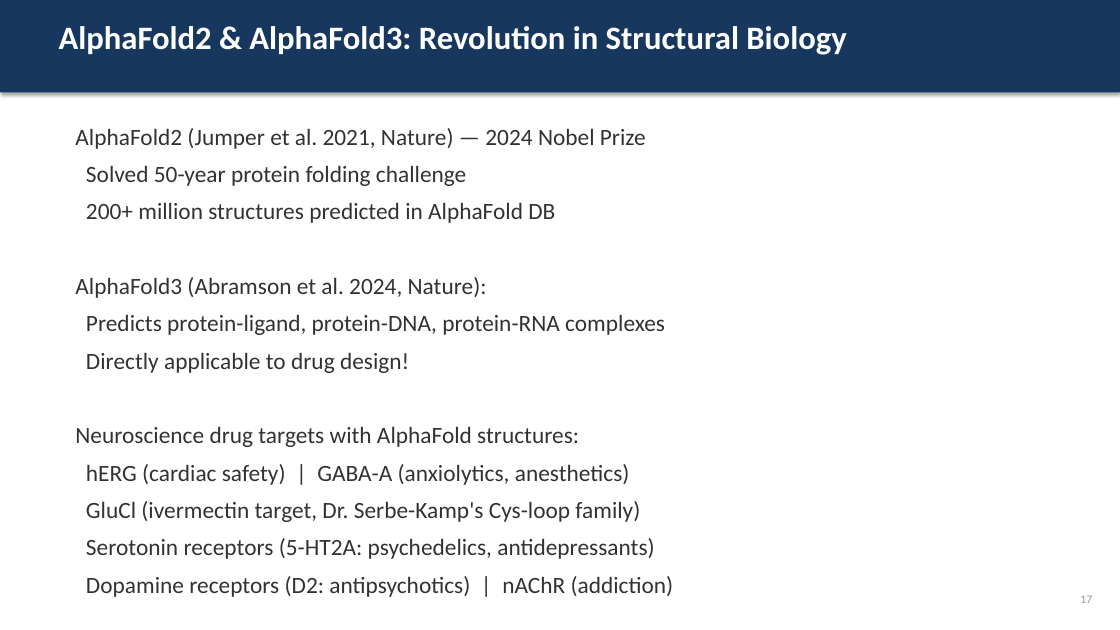
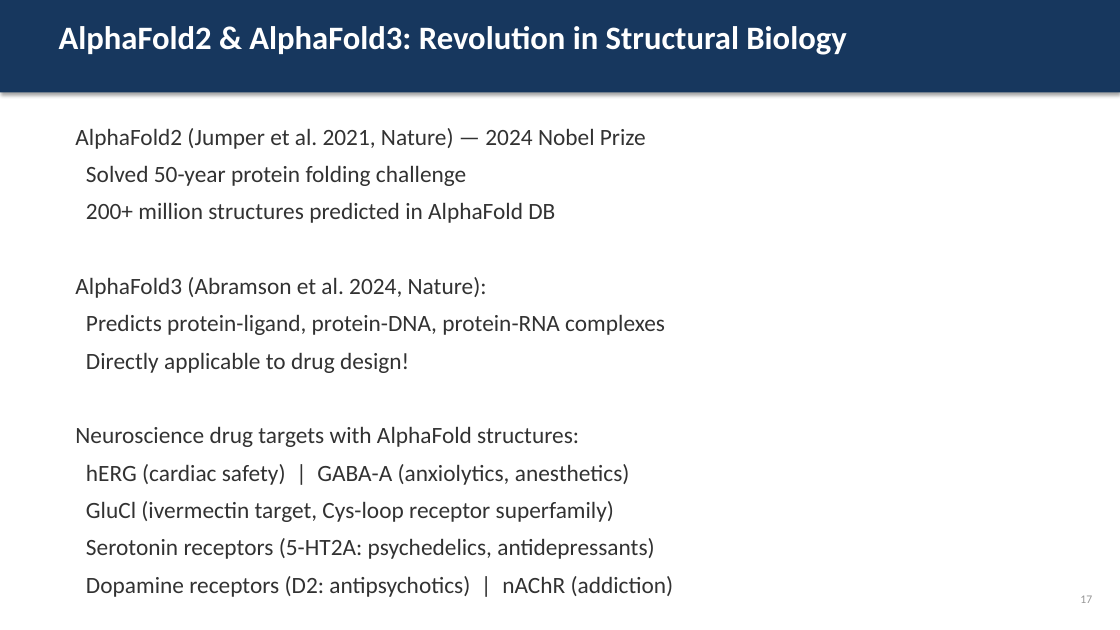
Before and after one commit to officialprateekmethwani-coder/AI-Drug-Discovery, a slide deck: slide 17 of day3_deep_learning/slides.pptx. Drawn at 1120x630 pixels with LibreOffice and Linux fonts; fonts in the diff are those of the drawing. Boxes give left, top, right and bottom in pixels: in the first picture for what was removed or moved away, otherwise in the second. Text is boxed around its words. In the diff, an @@ line names an element or a change of style, - is before the commit and + after.

```diff
--- a/day3_deep_learning/slides.pptx
+++ b/day3_deep_learning/slides.pptx
@@ text at (86, 501, 614, 522): text changed @@
-GluCl (ivermectin target, Dr. Serbe-Kamp's Cys-loop family)
+GluCl (ivermectin target, Cys-loop receptor superfamily)
```
Also in this commit, not shown: 2 other slides changed, 5 other files.
